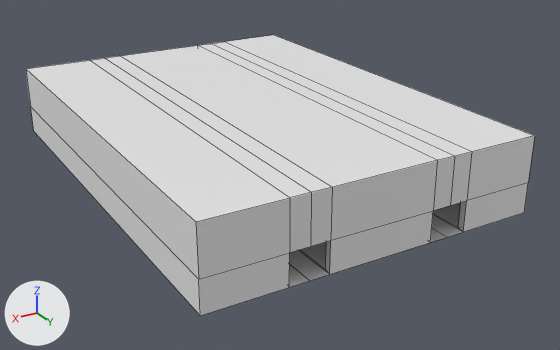
The Blender file Teatro_Estructura.blend, before and after one commit.
Camera for both pictures: a 50 mm camera at (33.4, 61.5, 25.6) aimed at (-0.9, 4.5, -2.9). The axes (+X, +Y, +Z) are drawn at lower left. The lights are the same throughout. Mesh edges are drawn as thin lines.
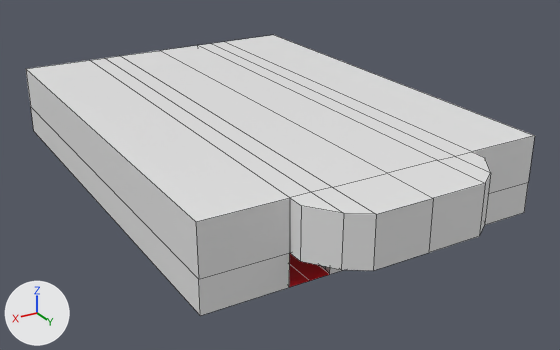
Changed parts and their boxes [x1, y1, x2, y2] in the pictures (560 x 350 px):
'Cube', reshaped, modifiers changed: [26, 35, 535, 316] in both
part 1 of me_cube_001, cut back: [140, 42, 495, 288] in both
part 2 of me_cube_001, recoloured (white to red): [289, 253, 330, 287] in both

The edits, one by one:
Material 'Rojo' (mat_rojo) is new.
Its base color is (0.8, 0.0127, 0.0201) (red #e71e27).
Material 'Normal' (mat_normal) is new.
Its base color is (0.8, 0.8, 0.8) (white #e7e7e7).
me_cube_001 is used by ob_cube; location (0.0, 0.0, 0.0).
me_cube_001 had 94 vertices, 92 faces and spanned x -15.2..15.2, y -21.0..21.0, z -3.5..3.5.
me_cube_001 now has 67 vertices, 59 faces and spans x 0.0..15.2, y -21.0..26.0, z -3.5..3.5.
Part 1, on me_cube_001:
46 vertices are removed from x -15.2..-4.8, y -21.0..21.0, z -3.5..3.5.
92 faces are deleted.
1 vertex moves from x -4.8, y 21.0, z 3.5 to x 4.8, y 26.0, z 3.5.
6 vertices are added at (6.5, 24.8, 3.5), (8.3, 22.4, 3.5), (8.3, 22.4, -0.7), (6.5, 24.8, -0.7), (4.8, 26.0, -0.7), (0.0, 26.0, -0.7).
13 new vertices lie (-4.8, 0.0, 0.0) away from vertices in x -4.8..4.8, y -21.0..21.0, z -3.5..3.5.
57 new faces join them, mat_normal (white #e7e7e7).
2 new faces join them, mat_rojo (red #e71e27).
me_cube_001 part 2: 2 faces spanning x 4.8..8.3, y -20.4..21.0, z -3.5..-3.4 switch from no material to mat_rojo (red #e71e27).
me_cube_001 now uses material mat_normal (white #e7e7e7).
Object 'Cube' (ob_cube) gains a MIRROR modifier named 'Mirror'.
Modifier setting: use_clip = True.
